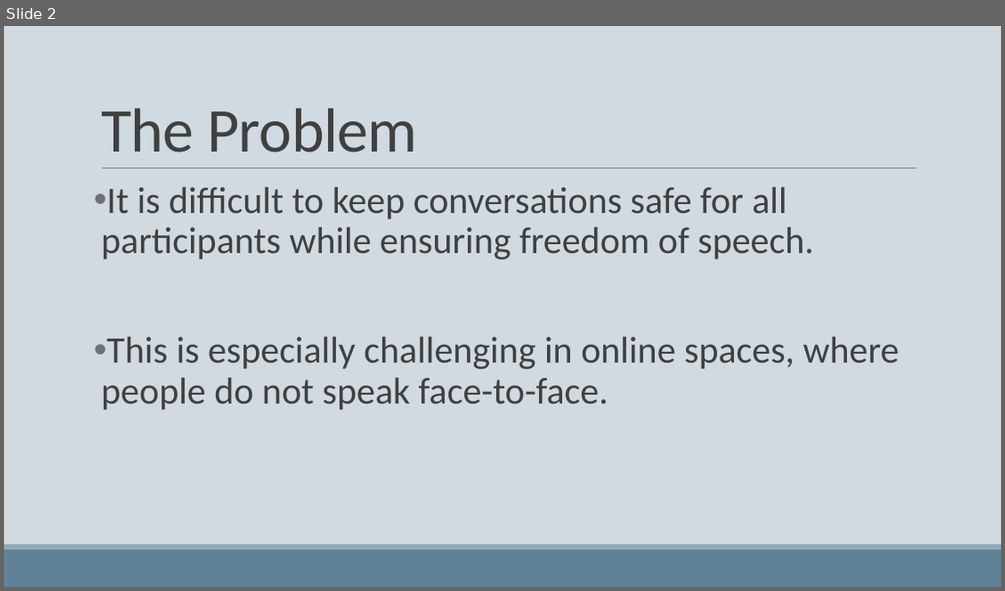
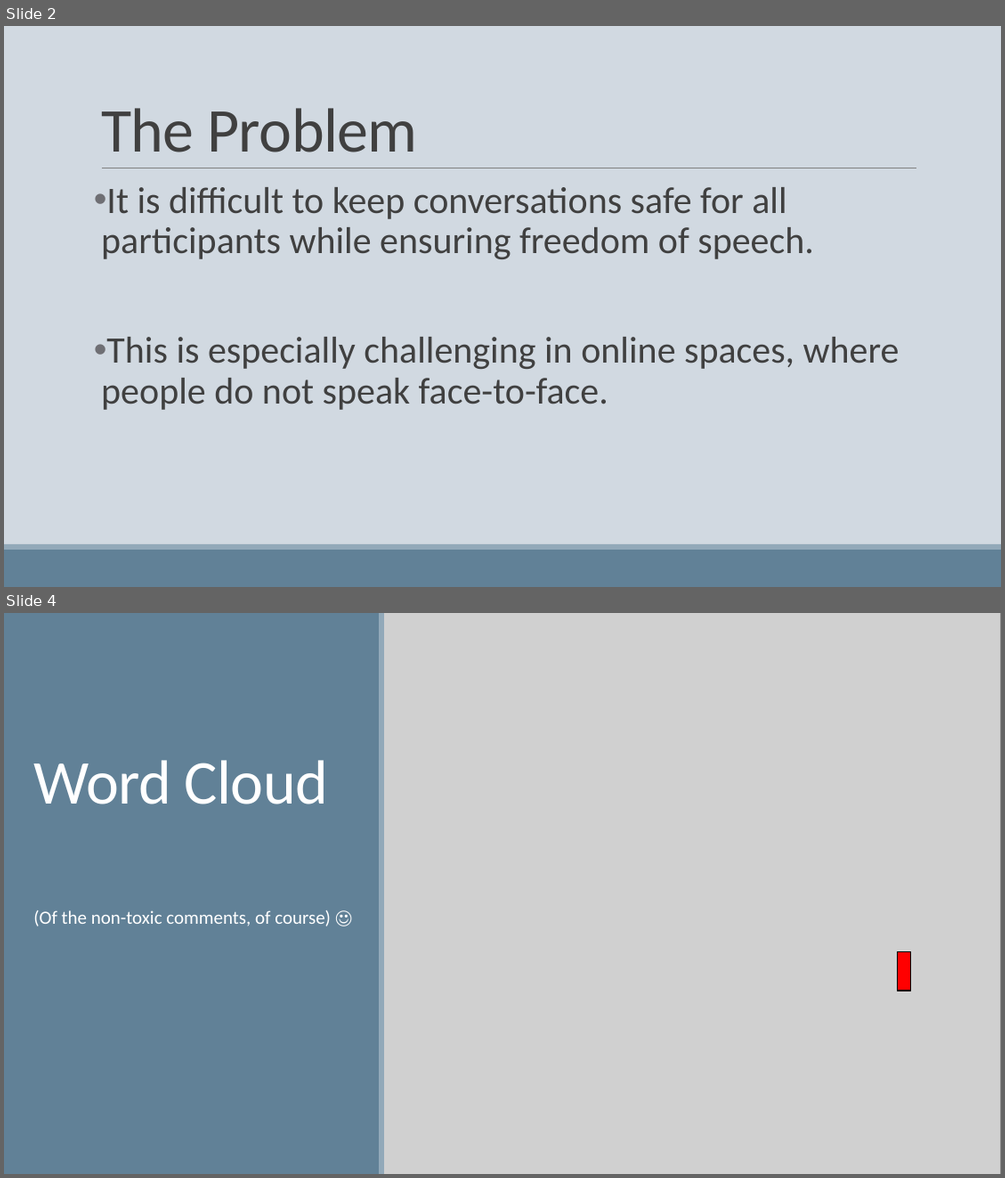
Before and after one commit to michizhou/toxic-comments-kaggle, a slide deck: hackathon_presentation.pptx. Shown one above the other, each under a label of ours: slide 2 before the commit, slides 2 and 4 after it; the slides between them are not shown. The pictures are 1005x591 and 1005x1178 pixels, drawn with LibreOffice and Linux fonts; fonts in the diff are those of the drawing; grey boxes stand for pictures. Boxes give left, top, right and bottom in pixels: in the first picture for what was removed or moved away, otherwise in the second. Text is boxed around its words. In the diff, an @@ line names an element or a change of style, - is before the commit and + after.

```diff
--- a/hackathon_presentation.pptx
+++ b/hackathon_presentation.pptx
@@ slide 4 added at (4,613,1001,1174), background #D1D9E1 @@
@@ rectangle added at (4,613,335,1174), fill #618197 @@
@@ rectangle added at (4,613,379,1174), fill #618197 @@
@@ rectangle added at (334,613,340,1174), fill #92A9B9 @@
@@ picture added at (357,613,1001,1174) @@
@@ rectangle added at (379,613,384,1174), fill #92A9B9 @@
@@ title added at (33,760,328,804), 60 pt, text #FFFFFF @@
+Word Cloud
@@ text added at (33,910,331,926), 18 pt, text #FFFFFF @@
+(Of the non-toxic comments, of course) ☺
@@ rectangle added at (897,952,911,990), fill #FF0000, outline #000000 1 pt @@
@@ line added from (103, 968) to (910, 968), #808080 0.5 pt @@
@@ rectangle added at (4,1136,1001,1174), fill #618197 @@
@@ rectangle added at (4,1131,1001,1136), fill #92A9B9 @@
```
Also in this commit, not shown: 1 slide changed, 4 other slides added, 2 slides removed, 1 other file.
